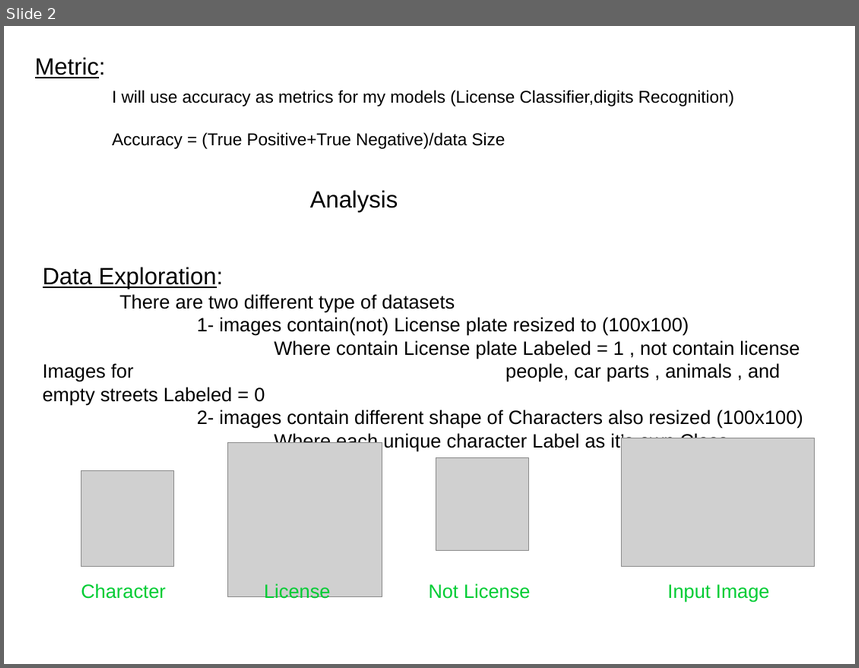
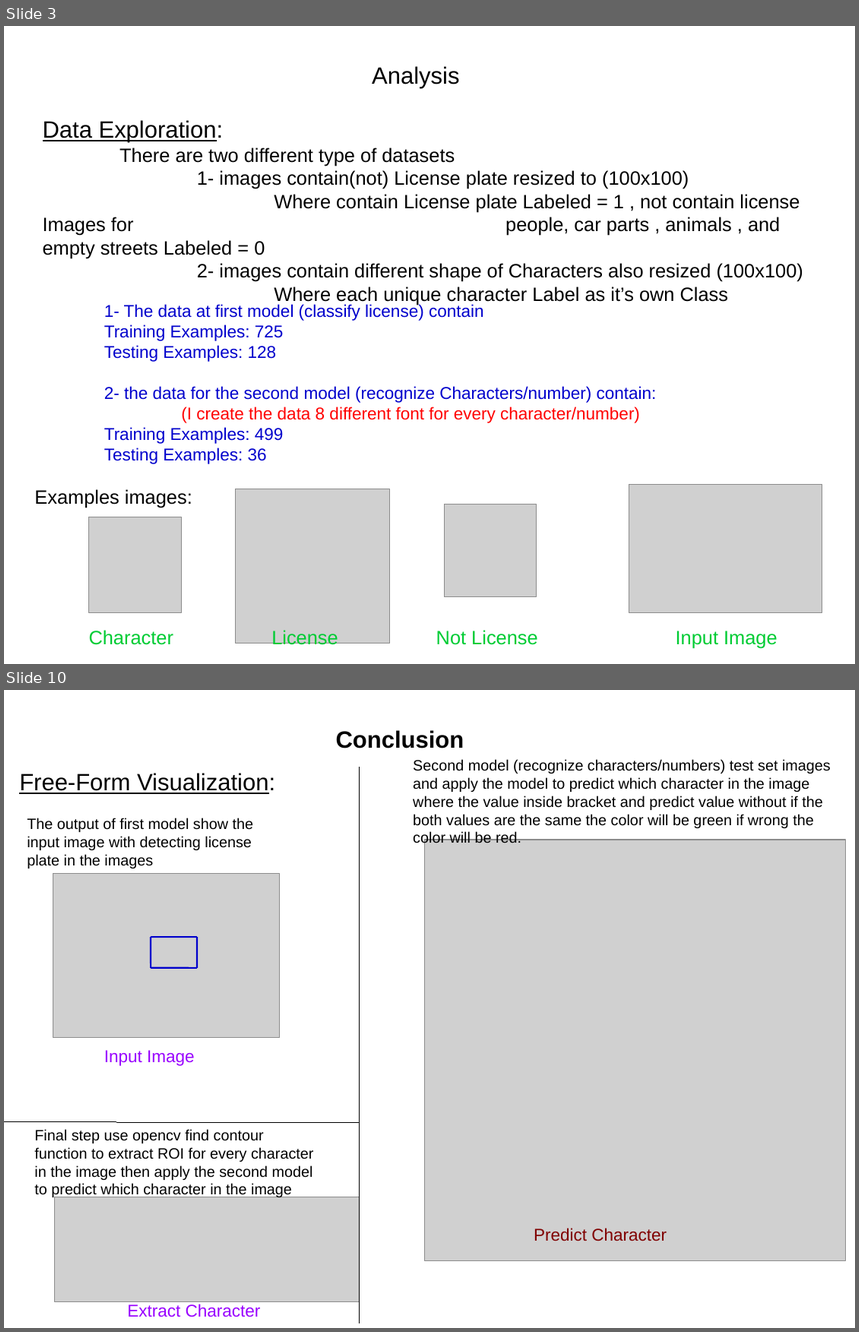
Before and after one commit to Gelboo/finalProject-LicencePlate-, a slide deck: project report.odp. Shown one above the other, each under a label of ours: slide 2 before the commit, slides 3 and 10 after it; the slides between them are not shown. The pictures are 859x668 and 859x1332 pixels, drawn with LibreOffice and Linux fonts; fonts in the diff are those of the drawing; grey boxes stand for pictures. Boxes give left, top, right and bottom in pixels: in the first picture for what was removed or moved away, otherwise in the second. Text is boxed around its words. In the diff, an @@ line names an element or a change of style, - is before the commit and + after.

```diff
--- a/project report.odp
+++ b/project report.odp
@@ slide 10 added at box(4, 690, 855, 1328), background #FFFFFF @@
@@ text added at box(336, 730, 465, 749), 22 pt, text #000000, bold @@
+Conclusion
@@ title added at box(19, 773, 275, 794), 22 pt, text #000000, underline @@
+Free-Form Visualization:
@@ line added from (360, 768) to (360, 1323), #000000 0 pt @@
@@ text added at box(413, 759, 831, 847), 14 pt, text #000000 @@
+Second model (recognize characters/numbers) test set images and apply the model to predict which character in the image where the value inside bracket and predict value without if the both values are the same the color will be green if wrong the color will be red.
@@ text added at box(27, 818, 253, 869), 14 pt, text #000000 @@
+The output of first model show the input image with detecting license plate in the images
@@ picture added at box(425, 840, 846, 1262) @@
@@ picture added at box(53, 874, 279, 1037) @@
@@ line added from (151, 937) to (151, 968), #0000CC 1.5 pt @@
@@ line added from (151, 937) to (197, 937), #0000CC 1.5 pt @@
@@ line added from (197, 937) to (197, 968), #0000CC 1.5 pt @@
@@ line added from (151, 968) to (197, 968), #0000CC 1.5 pt @@
@@ text added at box(104, 1050, 195, 1066), 16 pt, text #9900FF @@
+Input Image
@@ line added from (4, 1122) to (360, 1122), #000000 0 pt @@
@@ text added at box(34, 1129, 313, 1198), 14 pt, text #000000 @@
+Final step use opencv find contour function to extract ROI for every character in the image then apply the second model to predict which character in the image
@@ picture added at box(54, 1198, 360, 1302) @@
@@ text added at box(534, 1228, 667, 1242), 16 pt, text #800000 @@
+Predict Character
@@ text added at box(127, 1304, 261, 1318), 16 pt, text #9900FF @@
+Extract Character
@@ what was slide 2 is now slide 3 @@
@@ slide 3 changed as well @@
@@ title removed at box(35, 57, 734, 149) @@
-Metric:
-I will use accuracy as metrics for my models (License Classifier,digits Recognition)
-Accuracy = (True Positive+True Negative)/data Size
@@ text "Analysis": place and size @@
-text "Analysis" at box(310, 190, 398, 212)
+text "Analysis" at box(372, 66, 459, 89)
@@ text "Data Exploration:": place and size @@
-text "Data Exploration:" at box(43, 267, 804, 452)
+text "Data Exploration:" at box(43, 120, 804, 305)
@@ text added at box(104, 303, 657, 465), 16 pt, text #0000CC @@
+1- The data at first model (classify license) contain
+Training Examples: 725
+Testing Examples: 128
+2- the data for the second model (recognize Characters/number) contain:
+(I create the data 8 different font for every character/number)
+Training Examples: 499
+Testing Examples: 36
@@ text added at box(34, 490, 192, 509), 18 pt, text #000000 @@
+Examples images:
@@ 4 pictures, 4 texts: place and size @@
-4 pictures, 4 texts at box(81, 439, 815, 603)
+4 pictures, 4 texts at box(89, 485, 823, 649)
```
Also in this commit, not shown: 2 other slides changed, 9 other slides added, 4 slides removed, 10 other files.
